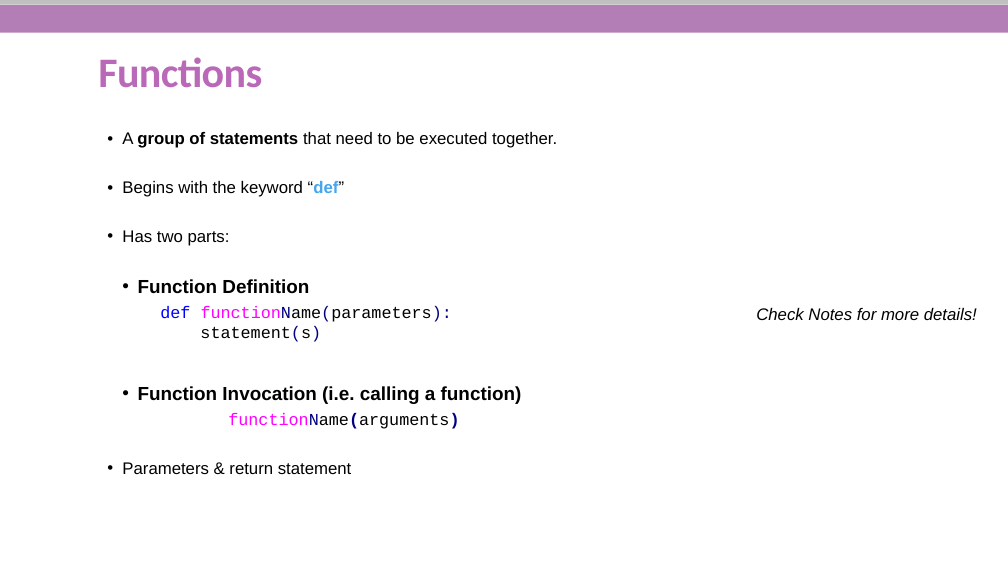
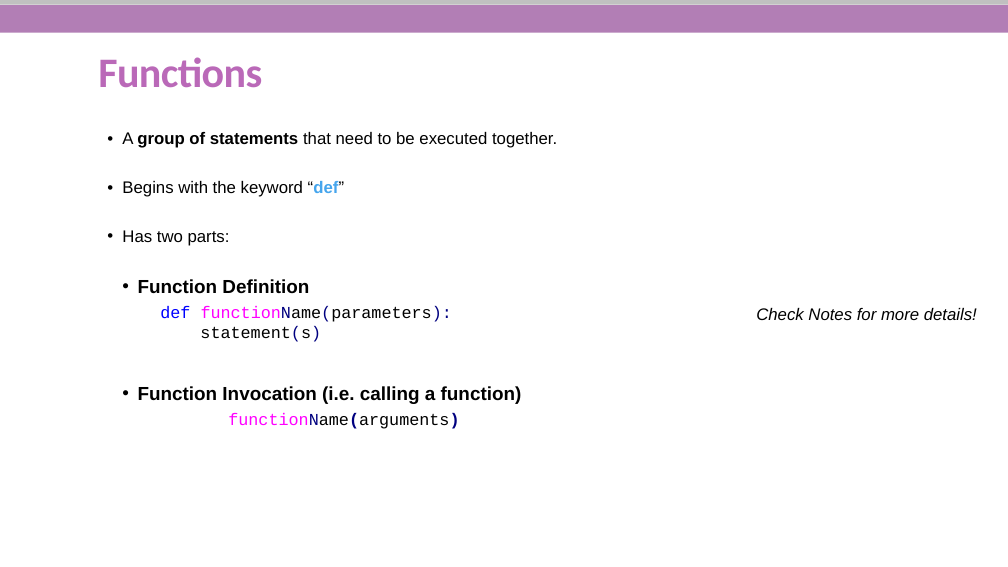
Before and after one commit to She-Codes-Now/Intro-to-Python, a slide deck: slide 16 of Python-SheCodesNow_updated.pptx. Drawn at 1008x567 pixels with LibreOffice and Linux fonts; fonts in the diff are those of the drawing; background and template pictures are left out. Boxes give left, top, right and bottom in pixels: in the first picture for what was removed or moved away, otherwise in the second. Text is boxed around its words. In the diff, an @@ line names an element or a change of style, - is before the commit and + after.

Commit message:
updated

```diff
--- a/Python-SheCodesNow_updated.pptx
+++ b/Python-SheCodesNow_updated.pptx
@@ text at [122, 462, 352, 474]: paragraph removed @@
-  • Parameters & return statement
```
